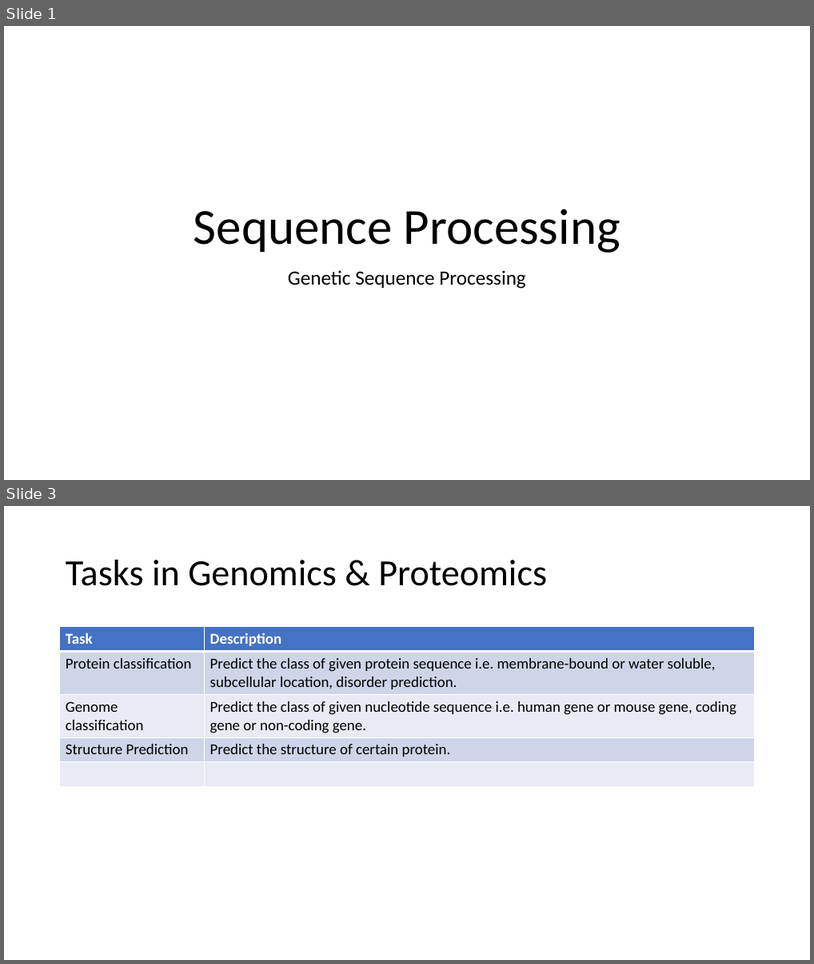
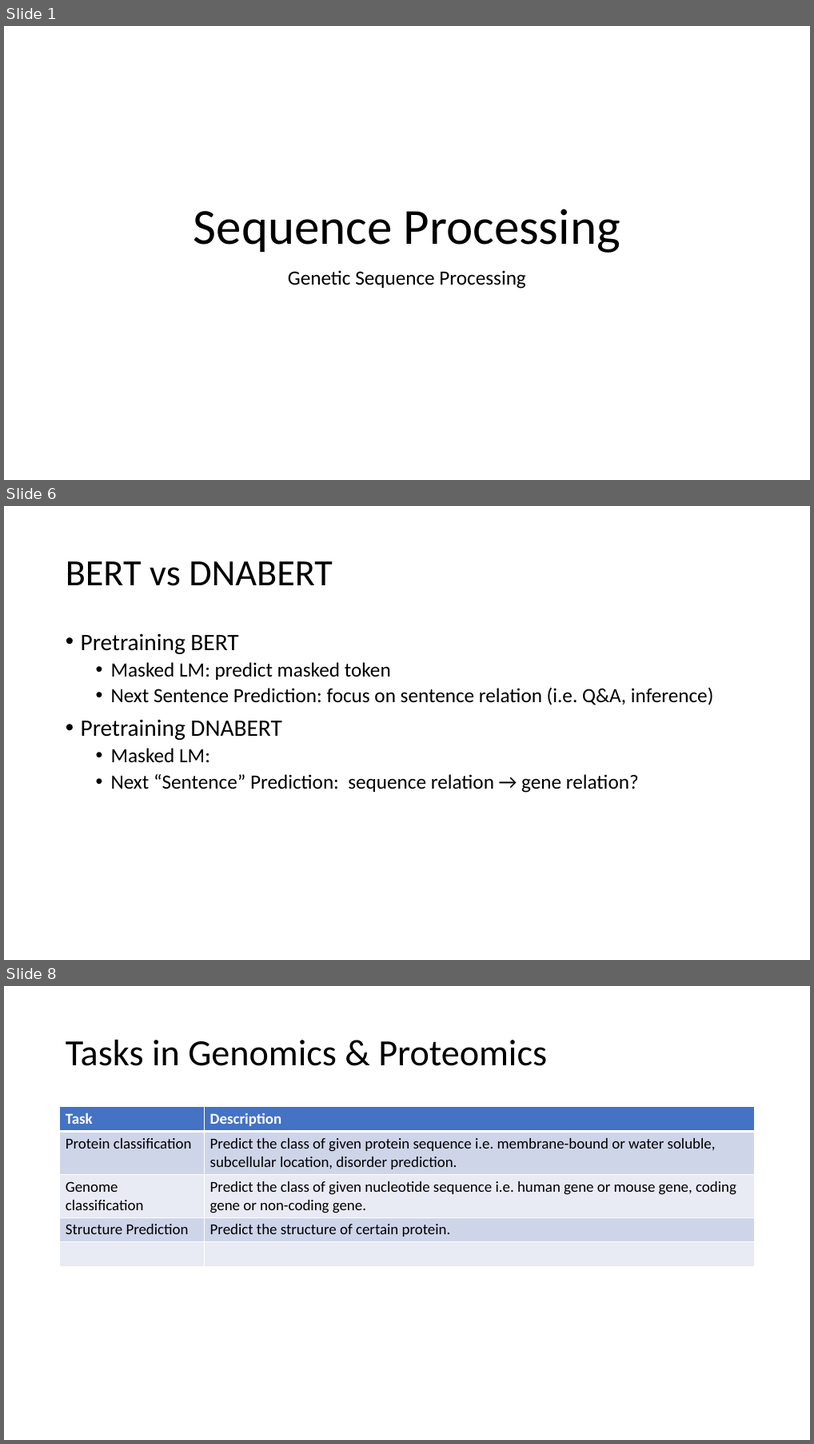
Before and after one commit to anwari32/sequence-processing, a slide deck: docs/Sequence Processing.pptx. Shown one above the other, each under a label of ours: slides 1 and 3 before the commit, slides 1, 6 and 8 after it; the slides between them are not shown. The pictures are 814x964 and 814x1444 pixels, drawn with LibreOffice and Linux fonts; fonts in the diff are those of the drawing. Boxes give left, top, right and bottom in pixels: in the first picture for what was removed or moved away, otherwise in the second. Text is boxed around its words. In the diff, an @@ line names an element or a change of style, - is before the commit and + after.

Commit message:
update Sequence Processing.pptx with bert.

```diff
--- a/docs/Sequence Processing.pptx
+++ b/docs/Sequence Processing.pptx
@@ slide 6 added at (x1=4, y1=506, x2=810, y2=960), background #FFFFFF @@
@@ title added at (x1=66, y1=561, x2=333, y2=586), 44 pt, text #000000 @@
+BERT vs DNABERT
@@ text added at (x1=81, y1=634, x2=714, y2=792), 24 pt, text #000000 @@
+• Pretraining BERT
+  • Masked LM: predict masked token
+  • Next Sentence Prediction: focus on sentence relation (i.e. Q&A, inference)
+• Pretraining DNABERT
+  • Masked LM:
+  • Next “Sentence” Prediction: sequence relation → gene relation?
@@ what was slide 3 is now slide 8 @@
```
Also in this commit, not shown: 1 slide changed, 4 other slides added, 1 other file.
